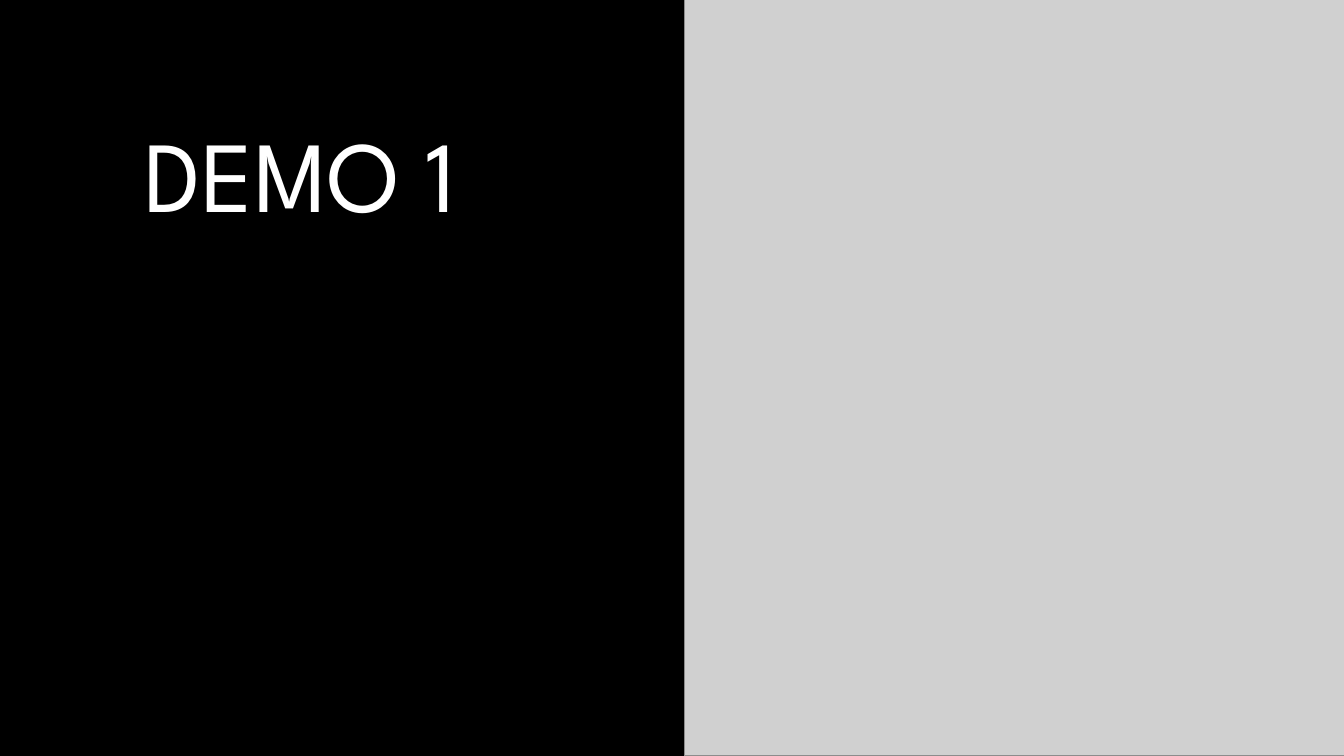
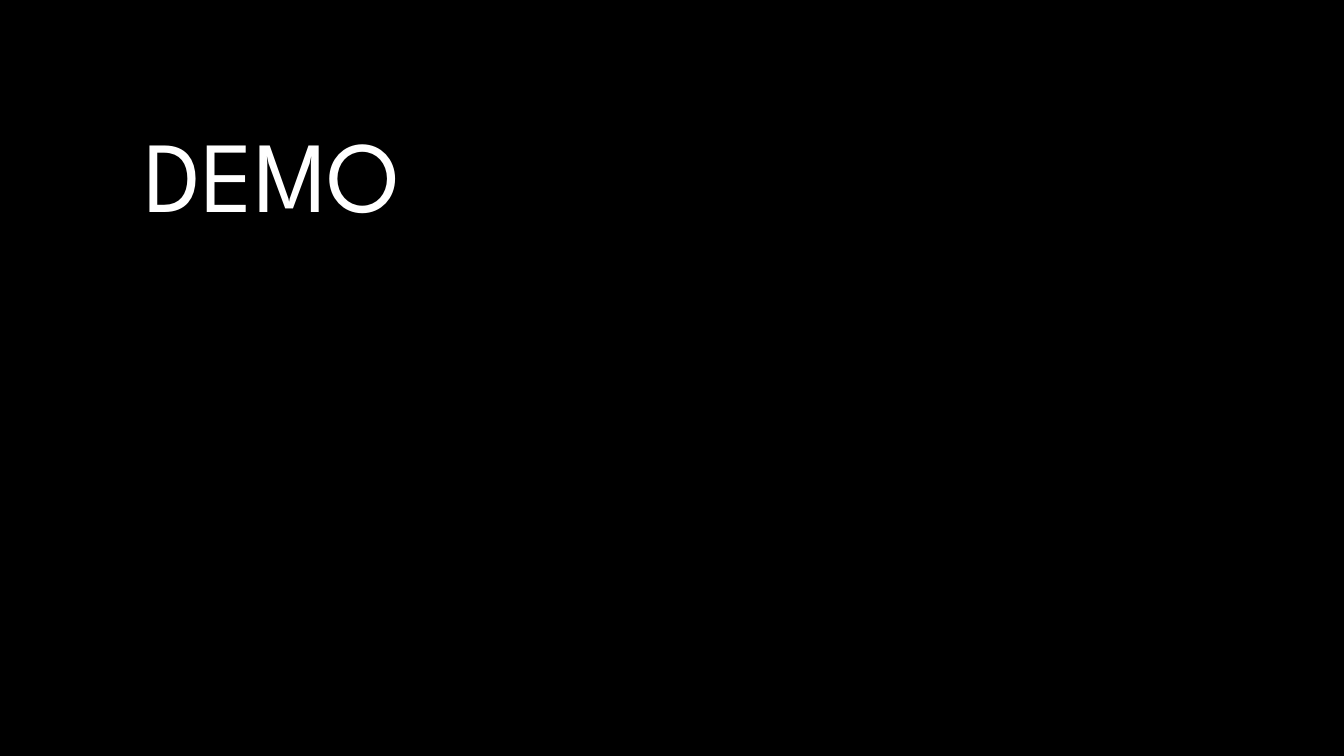
Before and after one commit to andrii-litvinov/event-driven-mongodb, a slide deck: slide 10 of t18-event-mongodb.pptx. Drawn at 1344x756 pixels with LibreOffice and Linux fonts; fonts in the diff are those of the drawing; grey boxes stand for pictures; background and template pictures are left out. Boxes give left, top, right and bottom in pixels: in the first picture for what was removed or moved away, otherwise in the second. Text is boxed around its words. In the diff, an @@ line names an element or a change of style, - is before the commit and + after.

Commit message:
Add code slides

```diff
--- a/t18-event-mongodb.pptx
+++ b/t18-event-mongodb.pptx
@@ picture removed at bbox=[685, 0, 1344, 756] @@
@@ title at bbox=[145, 144, 401, 214]: text changed @@
-DEMO 1
+DEMO
```
Also in this commit, not shown: 5 slides added, 1 slide removed, 1 other file.
